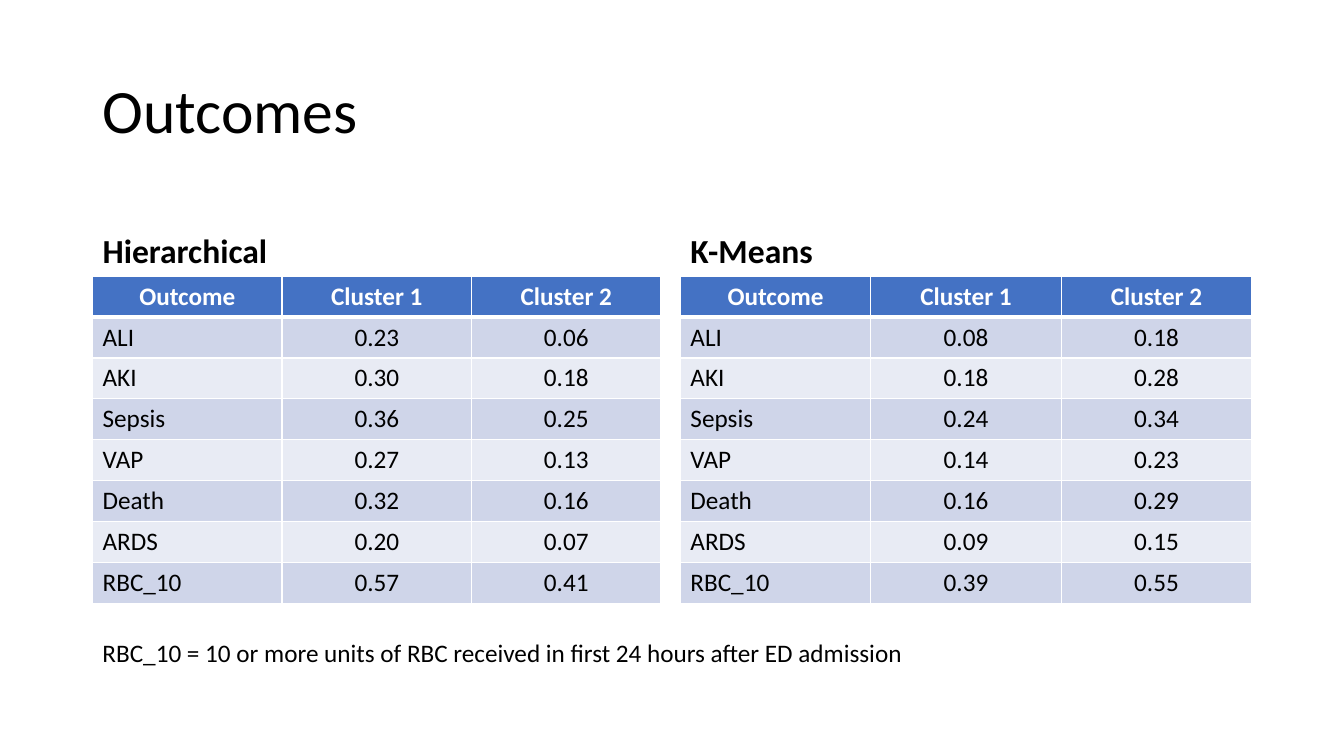
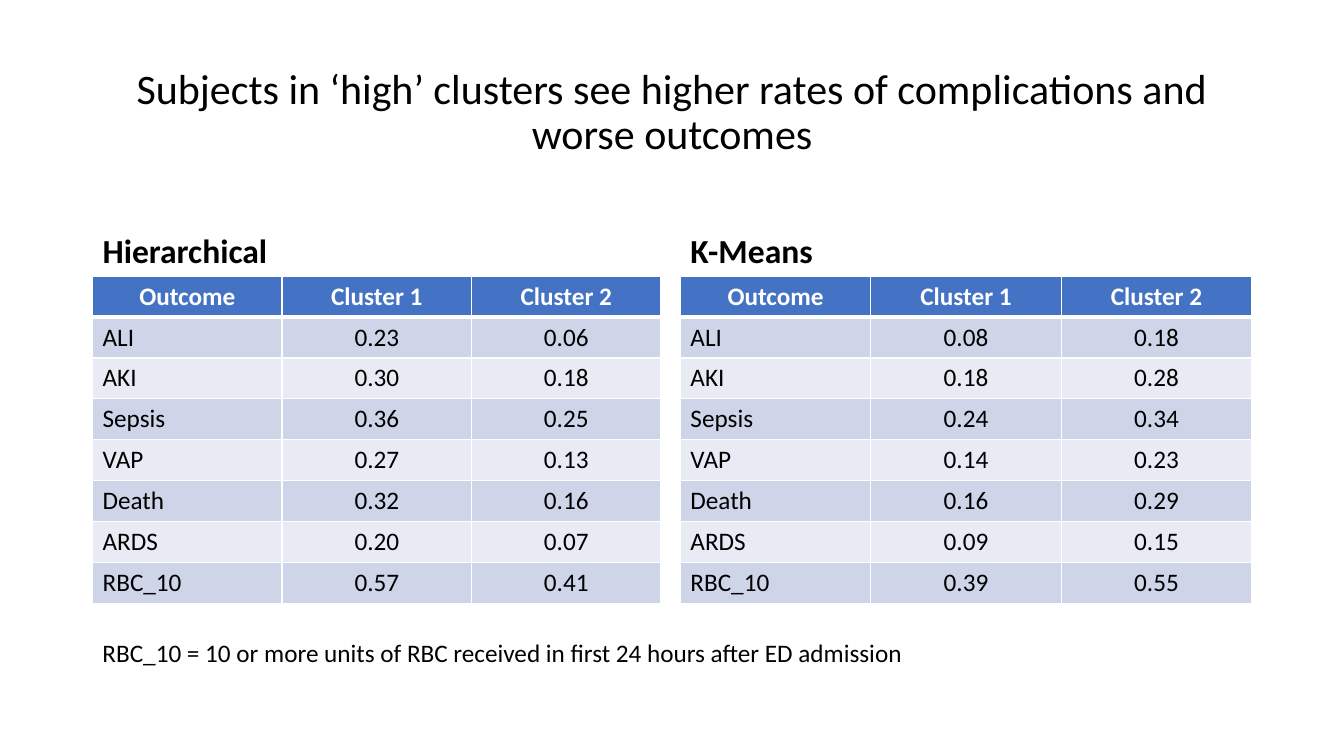
Before and after one commit to tliu-2/PROPPR, a slide deck: slide 12 of Presentation.pptx (slide 11 before the commit). Drawn at 1344x756 pixels with LibreOffice and Linux fonts; fonts in the diff are those of the drawing. Boxes give left, top, right and bottom in pixels: in the first picture for what was removed or moved away, otherwise in the second. Text is boxed around its words. In the diff, an @@ line names an element or a change of style, - is before the commit and + after.

```diff
--- a/Presentation.pptx
+++ b/Presentation.pptx
@@ title at [137,74,1206,150]: text changed; size 44 to 30 pt @@
-Outcomes
+Subjects in ‘high’ clusters see higher rates of complications and worse outcomes
```
Also in this commit, not shown: 5 other slides changed, 2 slides added, 1 slide removed, 24 other files.
